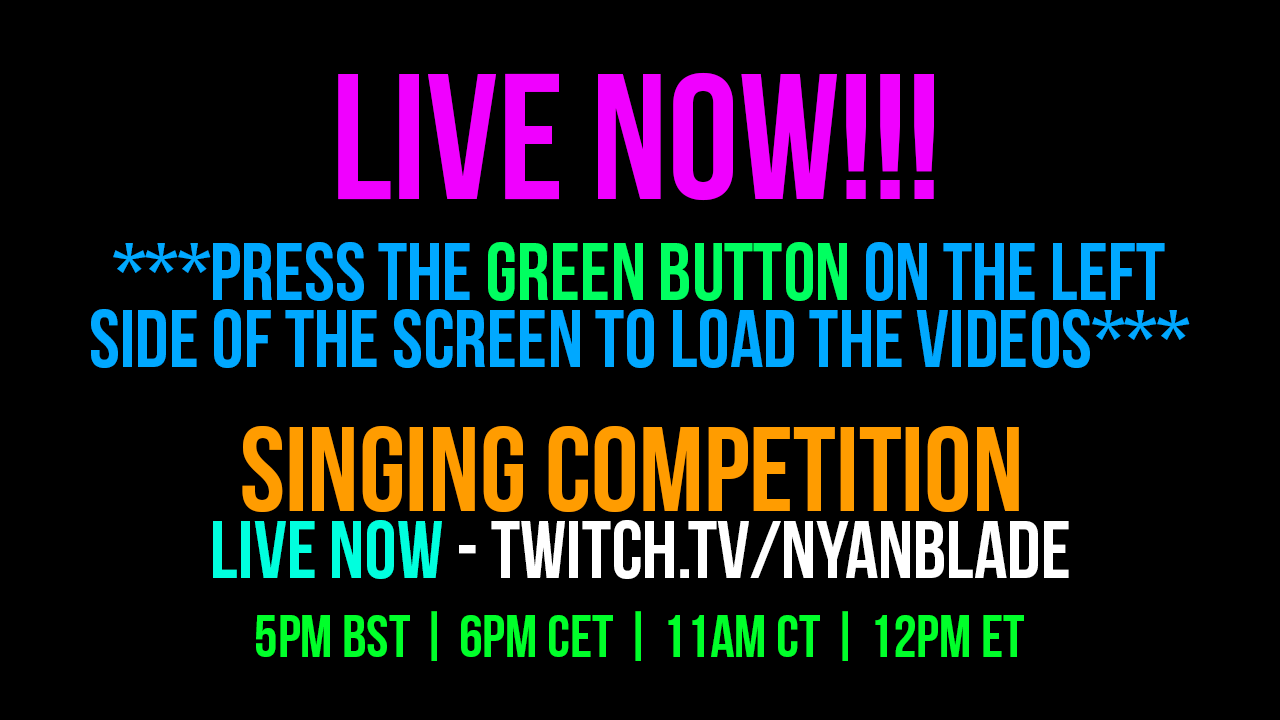
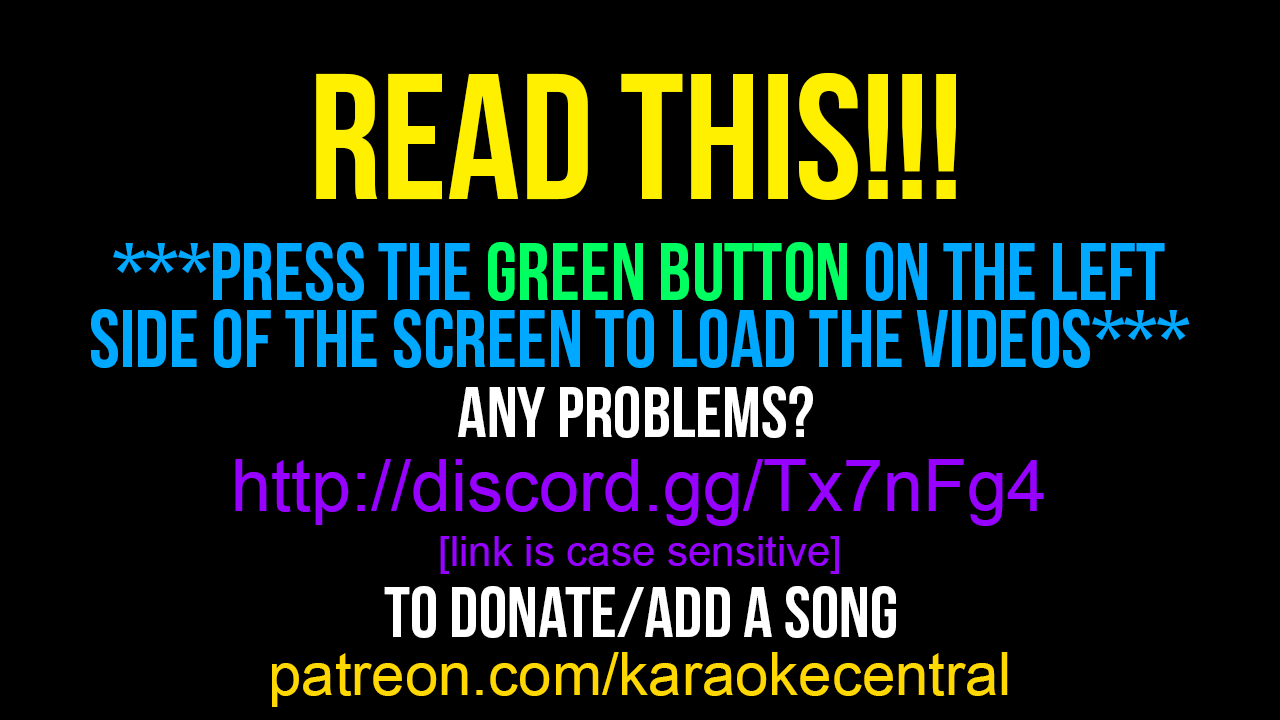
The second 1280px x 720px image is a revision of the first. Changes to its layers:
renamed "LIVE NOW!!!" to "READ THIS!!!", painted on it over [316, 72, 956, 201]
hid "5PM BST | 6PM CET | 11AM CT | 12PM ET" over [256, 611, 1024, 661]
hid "SINGING COMPETITION LIVE NOW - TWITCH.TV/NYANBLADE" over [213, 426, 1069, 579]
showed "patreon.com/karaokecentral" over [272, 652, 1008, 707]
showed "[link is case sensitive]" over [440, 536, 839, 574]
showed "http://discord.gg/Tx7nFg4" over [235, 459, 1044, 526]
showed "To donate/add a song" over [384, 586, 896, 638]
showed "any problems?" over [458, 386, 813, 438]
